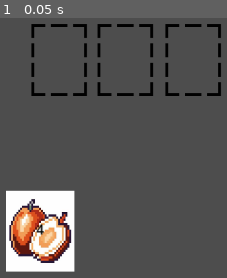
Above: before the commit, frame 1.
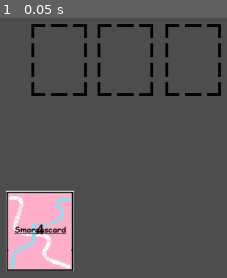
Above: after the commit, the same moment.

Repository: brianyangidea/Smorgascard-The-Game
Game: Godot game, scene res://scenes/main.tscn
The game is run twice, just before and just after one commit, with the same random seed, the same clock (stepped at 60 frames per second) and the same inputs.
Inputs:
- Up to frame 1 (0.05 s): no input

The runs differ from the first frame. In frame 1, 9.2% of the frame differs, in the area x 2-34%, y 66-98%.

Commit message:
Added support for adding unique cards to the deck & card animation. Also updated card arts with temporary placeholder art

Diff:
--- a/Smorgascard - The Card Game With Everything/smorgascard/scenes/card.tscn
+++ b/Smorgascard - The Card Game With Everything/smorgascard/scenes/card.tscn
@@ -1,22 +1,203 @@
 [gd_scene format=3 uid="uid://cefy8607j1e4g"]
 
 [ext_resource type="Script" uid="uid://cof72npggniga" path="res://scripts/card.gd" id="1_6u4wf"]
-[ext_resource type="Texture2D" uid="uid://ctospdchoowq8" path="res://assets/banana.jpg" id="1_d81rb"]
+[ext_resource type="Texture2D" uid="uid://hq1kixda2adi" path="res://assets/deck.png" id="2_6u4wf"]
 
 [sub_resource type="RectangleShape2D" id="RectangleShape2D_o5qli"]
 size = Vector2(112.125, 147.625)
 
+[sub_resource type="Animation" id="Animation_ktuci"]
+length = 0.001
+tracks/0/type = "value"
+tracks/0/imported = false
+tracks/0/enabled = true
+tracks/0/path = NodePath("attack:modulate")
+tracks/0/interp = 1
+tracks/0/loop_wrap = true
+tracks/0/keys = {
+"times": PackedFloat32Array(0),
+"transitions": PackedFloat32Array(1),
+"update": 0,
+"values": [Color(0, 0, 0, 0)]
+}
+tracks/1/type = "value"
+tracks/1/imported = false
+tracks/1/enabled = true
+tracks/1/path = NodePath("health:modulate")
+tracks/1/interp = 1
+tracks/1/loop_wrap = true
+tracks/1/keys = {
+"times": PackedFloat32Array(0),
+"transitions": PackedFloat32Array(1),
+"update": 0,
+"values": [Color(0, 0, 0, 0)]
+}
+tracks/2/type = "value"
+tracks/2/imported = false
+tracks/2/enabled = true
+tracks/2/path = NodePath("card_back_image:scale")
+tracks/2/interp = 1
+tracks/2/loop_wrap = true
+tracks/2/keys = {
+"times": PackedFloat32Array(0),
+"transitions": PackedFloat32Array(1),
+"update": 0,
+"values": [Vector2(1, 1)]
+}
+tracks/3/type = "value"
+tracks/3/imported = false
+tracks/3/enabled = true
+tracks/3/path = NodePath("card_back_image:z_index")
+tracks/3/interp = 1
+tracks/3/loop_wrap = true
+tracks/3/keys = {
+"times": PackedFloat32Array(0),
+"transitions": PackedFloat32Array(1),
+"update": 1,
+"values": [0]
+}
+tracks/4/type = "value"
+tracks/4/imported = false
+tracks/4/enabled = true
+tracks/4/path = NodePath("card_image:scale")
+tracks/4/interp = 1
+tracks/4/loop_wrap = true
+tracks/4/keys = {
+"times": PackedFloat32Array(0),
+"transitions": PackedFloat32Array(1),
+"update": 0,
+"values": [Vector2(0.11495336, 0.15174583)]
+}
+tracks/5/type = "value"
+tracks/5/imported = false
+tracks/5/enabled = true
+tracks/5/path = NodePath("card_image:z_index")
+tracks/5/interp = 1
+tracks/5/loop_wrap = true
+tracks/5/keys = {
+"times": PackedFloat32Array(0),
+"transitions": PackedFloat32Array(1),
+"update": 1,
+"values": [-1]
+}
+
+[sub_resource type="Animation" id="Animation_kg30u"]
+resource_name = "card_flip"
+tracks/0/type = "value"
+tracks/0/imported = false
+tracks/0/enabled = true
+tracks/0/path = NodePath("attack:modulate")
+tracks/0/interp = 1
+tracks/0/loop_wrap = true
+tracks/0/keys = {
+"times": PackedFloat32Array(0, 0.15, 0.2),
+"transitions": PackedFloat32Array(1, 1, 1),
+"update": 0,
+"values": [Color(0, 0, 0, 0), Color(0, 0, 0, 0), Color(0, 0, 0, 1)]
+}
+tracks/1/type = "value"
+tracks/1/imported = false
+tracks/1/enabled = true
+tracks/1/path = NodePath("health:modulate")
+tracks/1/interp = 1
+tracks/1/loop_wrap = true
+tracks/1/keys = {
+"times": PackedFloat32Array(0, 0.15, 0.2),
+"transitions": PackedFloat32Array(1, 1, 1),
+"update": 0,
+"values": [Color(0, 0, 0, 0), Color(0, 0, 0, 0), Color(0, 0, 0, 1)]
+}
+tracks/2/type = "value"
+tracks/2/imported = false
+tracks/2/enabled = true
+tracks/2/path = NodePath("card_back_image:scale")
+tracks/2/interp = 1
+tracks/2/loop_wrap = true
+tracks/2/keys = {
+"times": PackedFloat32Array(0, 0.1, 0.2),
+"transitions": PackedFloat32Array(1, 1, 1),
+"update": 0,
+"values": [Vector2(1, 1), Vector2(0.1, 1.3), Vector2(1, 1)]
+}
+tracks/3/type = "value"
+tracks/3/imported = false
+tracks/3/enabled = true
+tracks/3/path = NodePath("card_back_image:z_index")
+tracks/3/interp = 1
+tracks/3/loop_wrap = true
+tracks/3/keys = {
+"times": PackedFloat32Array(0, 0.1),
+"transitions": PackedFloat32Array(1, 1),
+"update": 1,
+"values": [0, -1]
+}
+tracks/4/type = "value"
+tracks/4/imported = false
+tracks/4/enabled = true
+tracks/4/path = NodePath("card_image:scale")
+tracks/4/interp = 1
+tracks/4/loop_wrap = true
+tracks/4/keys = {
+"times": PackedFloat32Array(0, 0.1, 0.2),
+"transitions": PackedFloat32Array(1, 1, 1),
+"update": 0,
+"values": [Vector2(0.11495336, 0.15174583), Vector2(0.115, 1.3), Vector2(1, 1)]
+}
+tracks/5/type = "value"
+tracks/5/imported = false
+tracks/5/enabled = true
+tracks/5/path = NodePath("card_image:z_index")
+tracks/5/interp = 1
+tracks/5/loop_wrap = true
+tracks/5/keys = {
+"times": PackedFloat32Array(0, 0.1),
+"transitions": PackedFloat32Array(1, 1),
+"update": 1,
+"values": [-1, 0]
+}
+
+[sub_resource type="AnimationLibrary" id="AnimationLibrary_sy11y"]
+_data = {
+&"RESET": SubResource("Animation_ktuci"),
+&"card_flip": SubResource("Animation_kg30u")
+}
+
 [node name="card" type="Node2D" unique_id=751709746]
 script = ExtResource("1_6u4wf")
 
+[node name="card_back_image" type="Sprite2D" parent="." unique_id=491449672]
+texture = ExtResource("2_6u4wf")
+
 [node name="card_image" type="Sprite2D" parent="." unique_id=406842644]
+z_index = -1
 scale = Vector2(0.11495336, 0.15174583)
-texture = ExtResource("1_d81rb")
+texture = ExtResource("2_6u4wf")
 
 [node name="Area2D" type="Area2D" parent="." unique_id=2087624620]
 
 [node name="CollisionShape2D" type="CollisionShape2D" parent="Area2D" unique_id=705092062]
 shape = SubResource("RectangleShape2D_o5qli")
 
+[node name="attack" type="RichTextLabel" parent="." unique_id=1738643140]
+modulate = Color(0, 0, 0, 0)
+offset_left = -52.0
+offset_top = 30.0
+offset_right = -3.0
+offset_bottom = 53.99704
+scale = Vector2(2, 2)
+text = "0"
+
+[node name="health" type="RichTextLabel" parent="." unique_id=430035256]
+modulate = Color(0, 0, 0, 0)
+offset_left = 27.0
+offset_top = 32.0
+offset_right = 75.0
+offset_bottom = 57.0
+scale = Vector2(2, 2)
+text = "0"
+
+[node name="AnimationPlayer" type="AnimationPlayer" parent="." unique_id=286571995]
+libraries/ = SubResource("AnimationLibrary_sy11y")
+
 [connection signal="mouse_entered" from="Area2D" to="." method="_on_area_2d_mouse_entered"]
 [connection signal="mouse_exited" from="Area2D" to="." method="_on_area_2d_mouse_exited"]
--- a/Smorgascard - The Card Game With Everything/smorgascard/scenes/main.tscn
+++ b/Smorgascard - The Card Game With Everything/smorgascard/scenes/main.tscn
@@ -3,8 +3,8 @@
 [ext_resource type="Script" uid="uid://dcqgtrbcuq60p" path="res://scripts/card_manager.gd" id="1_0wfyh"]
 [ext_resource type="Script" uid="uid://bbyyen8828fgs" path="res://scripts/player_hand.gd" id="3_jyhfs"]
 [ext_resource type="PackedScene" uid="uid://csthb6i22oggd" path="res://scenes/card_slot.tscn" id="3_sugp2"]
-[ext_resource type="Texture2D" uid="uid://cawedt8drcr1f" path="res://assets/apricot.jpg" id="4_jyhfs"]
 [ext_resource type="Script" uid="uid://darfsc8eg8eou" path="res://scripts/deck.gd" id="4_tbgi4"]
+[ext_resource type="Texture2D" uid="uid://hq1kixda2adi" path="res://assets/deck.png" id="5_tefeu"]
 [ext_resource type="Script" uid="uid://cdviw3mbqc62x" path="res://scripts/input_manager.gd" id="6_tefeu"]
 
 [sub_resource type="RectangleShape2D" id="RectangleShape2D_tbgi4"]
@@ -34,9 +34,9 @@
 
 [node name="Sprite2D" type="Sprite2D" parent="deck" unique_id=1570224321]
 z_index = -2
-position = Vector2(-1.5258789e-05, 0)
-scale = Vector2(0.46857145, 0.5542857)
-texture = ExtResource("4_jyhfs")
+position = Vector2(0.094706535, -0.25575066)
+scale = Vector2(1.362272, 1.2023364)
+texture = ExtResource("5_tefeu")
 
 [node name="Area2D" type="Area2D" parent="deck" unique_id=695975885]
 collision_layer = 4
--- /dev/null
+++ b/Smorgascard - The Card Game With Everything/smorgascard/scripts/card_database.gd
@@ -0,0 +1,5 @@
+const CARDS = { #[Attack, Health]
+	"Knight" : [2, 3],
+	"Archer" : [1, 1],
+	"Demon" : [5, 7]
+}
--- a/Smorgascard - The Card Game With Everything/smorgascard/scripts/deck.gd
+++ b/Smorgascard - The Card Game With Everything/smorgascard/scripts/deck.gd
@@ -4,17 +4,21 @@
 const CARD_DRAW_SPEED = 0.2 #Controls speed at which cards are drawn out of deck
 
 #This variable contains the player's entire deck and all its cards
-var player_deck = ["knight", "knight", "knight", "knight"]
+var player_deck = ["Knight", "Archer", "Demon", "Knight"]
+var card_database_reference
+
 
 # Called when the node enters the scene tree for the first time.
 func _ready() -> void:
+	player_deck.shuffle()
 	$RichTextLabel.text = str(player_deck.size())
+	card_database_reference = preload("res://scripts/card_database.gd")
 
 
 # Called every frame. 'delta' is the elapsed time since the previous frame.
 func draw_card():
-	var card_drawn = player_deck[0]
-	player_deck.erase(card_drawn)
+	var card_drawn_name = player_deck[0]
+	player_deck.erase(card_drawn_name)
 
 	#Check if drawn card was last card in deck
 	#Disables deck and it's visibility if true
@@ -26,7 +30,12 @@
 	$RichTextLabel.text = str(player_deck.size())
 	var card_scene = preload(CARD_SCENE_PATH)
 	var new_card = card_scene.instantiate()
+	var card_image_path = str("res://assets/" + card_drawn_name + "_card.png")
+	new_card.get_node("card_image").texture = load(card_image_path)
 	new_card.position = self.position
+	new_card.get_node("attack").text = str(card_database_reference.CARDS[card_drawn_name][0])
+	new_card.get_node("health").text = str(card_database_reference.CARDS[card_drawn_name][1])
 	$"../card_manager".add_child(new_card)
 	new_card.name = "Card"
 	$"../player_hand".add_card_to_hand(new_card, CARD_DRAW_SPEED)
+	new_card.get_node("AnimationPlayer").play("card_flip")
Binary file added: Smorgascard - The Card Game With Everything/smorgascard/assets/Archer_card.png
Not shown, changed: Smorgascard - The Card Game With Everything/smorgascard/assets/Archer_card.png.import
Binary file added: Smorgascard - The Card Game With Everything/smorgascard/assets/Demon_card.png
Not shown, added: Smorgascard - The Card Game With Everything/smorgascard/assets/Demon_card.png.import
Binary file added: Smorgascard - The Card Game With Everything/smorgascard/assets/Knight_card.png
Not shown, changed: Smorgascard - The Card Game With Everything/smorgascard/assets/Knight_card.png.import
Binary file removed: Smorgascard - The Card Game With Everything/smorgascard/assets/apricot.jpg
Binary file removed: Smorgascard - The Card Game With Everything/smorgascard/assets/banana.jpg
Binary file added: Smorgascard - The Card Game With Everything/smorgascard/assets/deck.png
Not shown, added: Smorgascard - The Card Game With Everything/smorgascard/assets/deck.png.import
Not shown, added: Smorgascard - The Card Game With Everything/smorgascard/scripts/card_database.gd.uid
